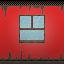
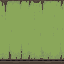
The second (64, 64) image is a revision of the first. Changes to its layers:
hid "Layer 4" over (0, 0, 64, 64)
hid "Layer 2" over (0, 0, 64, 64)
hid "Layer 3" over (18, 9, 47, 48)
painted on "Layer 1" over (0, 0, 64, 59)
